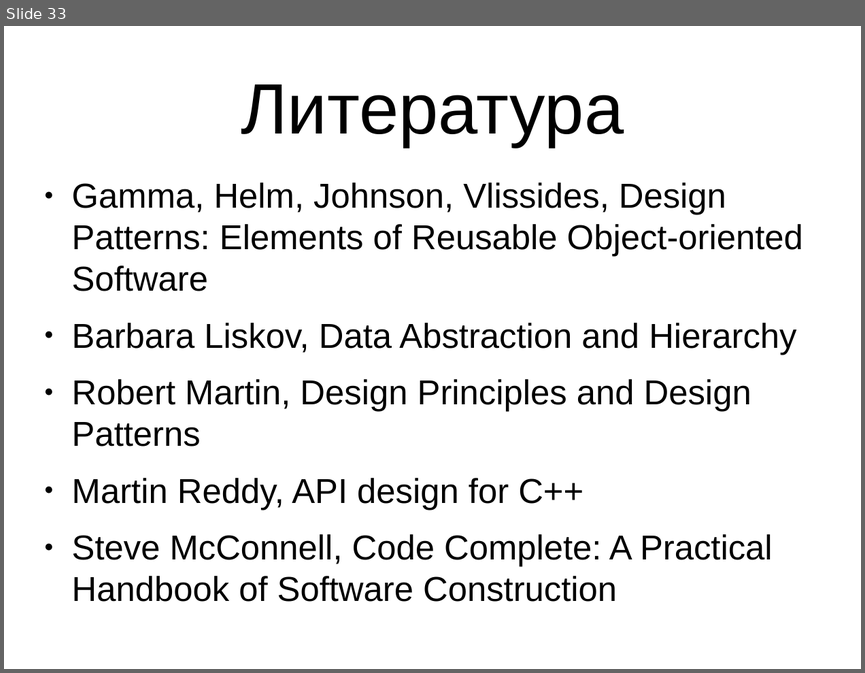
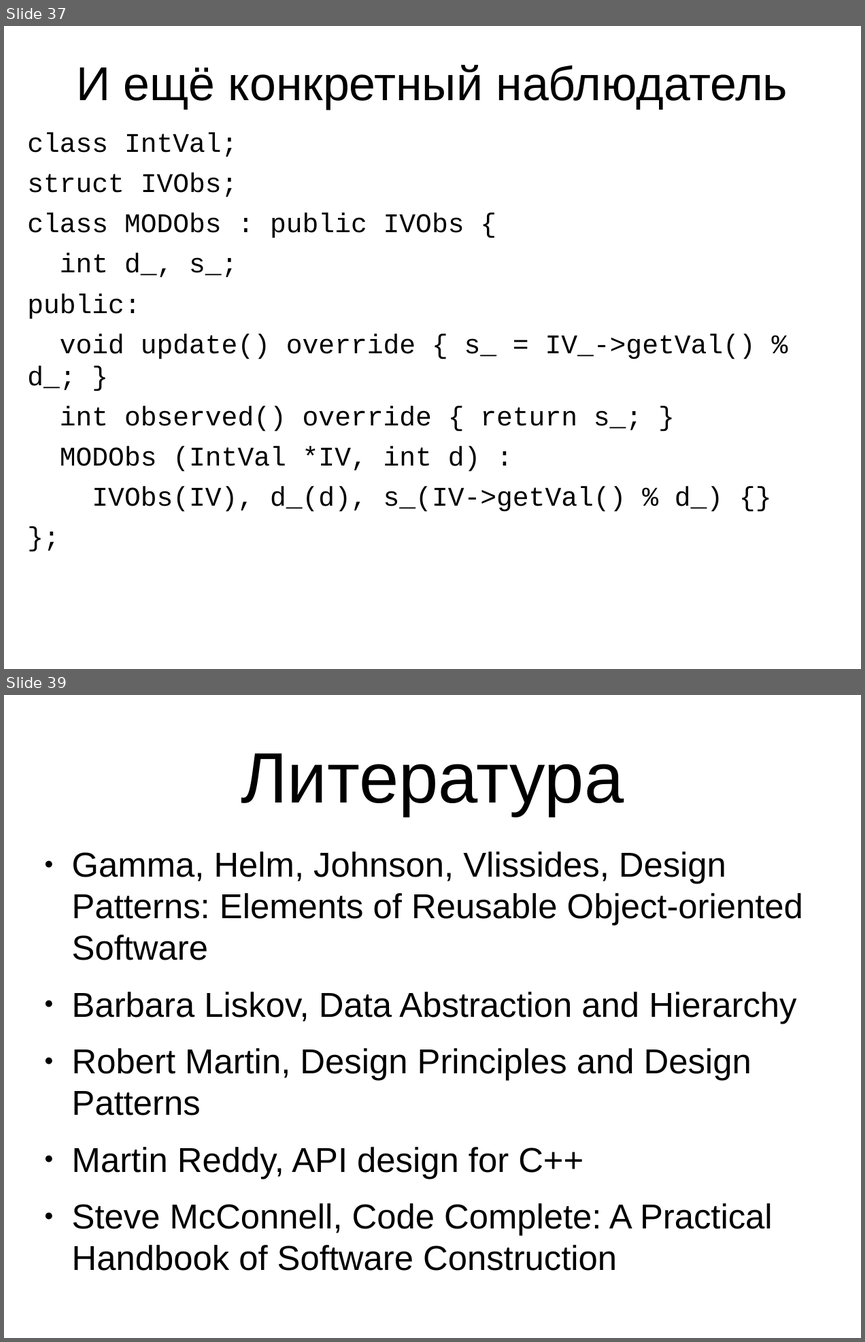
Before and after one commit to MIPT-ILab/cpp-lects-rus, a slide deck: slides/lec-1-13-philosophy-oop.odp. Shown one above the other, each under a label of ours: slide 33 before the commit, slides 37 and 39 after it; the slides between them are not shown. The pictures are 865x673 and 865x1342 pixels, drawn with LibreOffice and Linux fonts; fonts in the diff are those of the drawing. Boxes give left, top, right and bottom in pixels: in the first picture for what was removed or moved away, otherwise in the second. Text is boxed around its words. In the diff, an @@ line names an element or a change of style, - is before the commit and + after.

```diff
--- a/slides/lec-1-13-philosophy-oop.odp
+++ b/slides/lec-1-13-philosophy-oop.odp
@@ slide 37 added at (4, 26, 861, 669), background #FFFFFF @@
@@ title added at (76, 65, 787, 109), 44 pt, text #000000 @@
+И ещё конкретный наблюдатель
@@ text added at (27, 133, 755, 512), 25 pt, text #000000 @@
+class IntVal;
+struct IVObs;
+class MODObs : public IVObs {
+int d_, s_;
+public:
+void update() override { s_ = IV_->getVal() % d_; }
+int observed() override { return s_; }
+MODObs (IntVal *IV, int d) :
+IVObs(IV), d_(d), s_(IV->getVal() % d_) {}
+};
@@ what was slide 33 is now slide 39 @@
```
Also in this commit, not shown: 1 slide changed, 6 other slides added, 2 other files.
